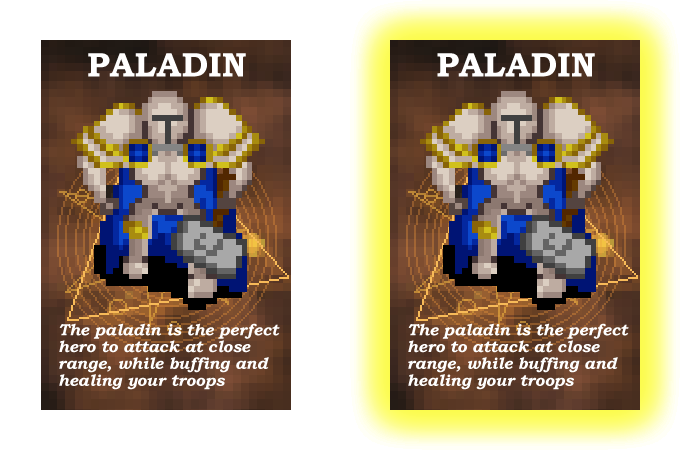
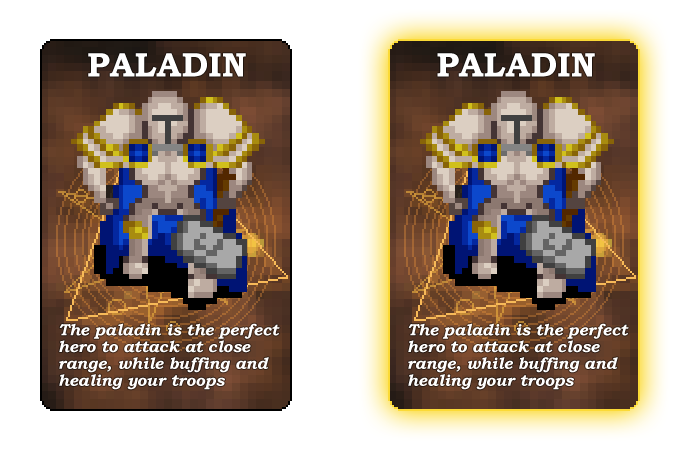
Layer changes from the first 680px x 450px image to the second:
renamed "Capa 4 copia" to "Capa 7", painted on it over [left=388, top=39, right=640, bottom=411]
renamed "Capa 4" to "Capa 6", painted on it over [left=40, top=39, right=292, bottom=411]
renamed "Glow" to "Background", hid it, painted on it over [left=40, top=0, right=680, bottom=450]
